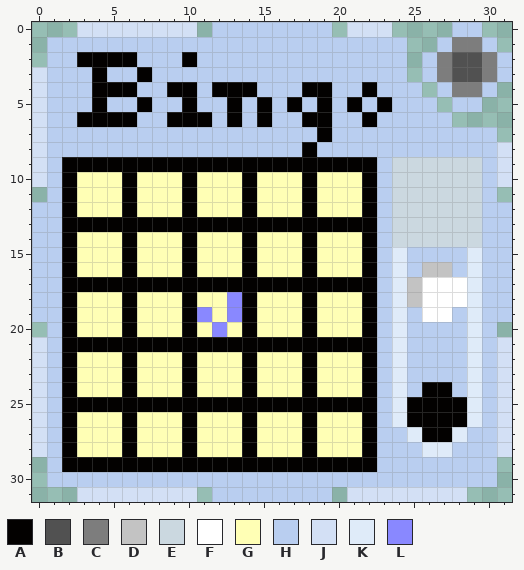
Pixel-art sprite: Icons/Encryption Bingo.png. The first picture shows the starting point.
The file is 32x32 pixels. Colours within 5 levels of each other are drawn and written as one.
Palette (. is transparent): A #030100  B #515151  C #7d7d7d  D #c3c3c3  E #cbd8e0  F #ffffff  G #ffffb5  H #b9cef0  J #d3e0f5  K #dfebf9  L #8988ff
After the commit:
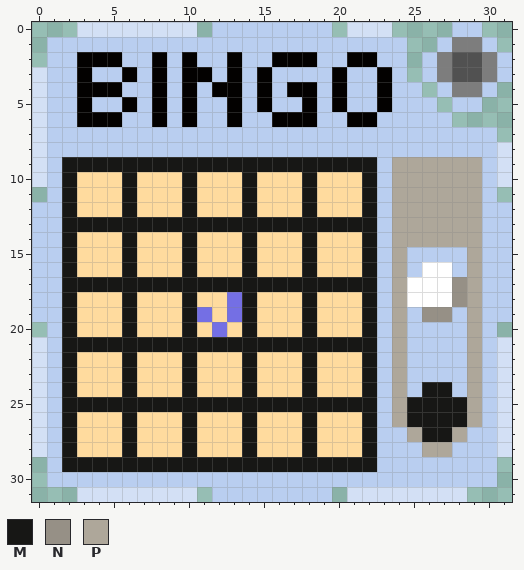
Colours new in this view: M #171715  N #969086  P #aea79a
Diff:
Colour G changes from #ffffb5 to #ffdb9e.
Colour L changes from #8988ff to #746fe4.
Colour A replaces colour H in row 2 at x 8, 13, 16 to 18 and 21 to 22; in row 3 at x 3, 6, 8, 10 to 11, 13, 15, 20 and 23; in row 4 at x 3, 8, 15, 17, 20 and 23; in row 5 at x 3, 6, 8, 18 and 20; in row 6 at x 8, 16 to 17 and 21.
Colour F replaces colour D in row 16 at x 26 to 27; in rows 17 to 18 at x 25.
Colour H replaces colour A in row 2 at x 6; in row 3 at x 4 and 7; in row 4 at x 6, 9, 14, 19 and 22; in row 5 at x 4, 7, 17, 19 and 21; in row 6 at x 6, 9, 11, 15 and 19; in row 7 at x 19.
Colour H replaces colour A in row 8 at x 18.
Colour M replaces colour A in row 9 at x 2 to 22; in rows 10 to 12 at x 2, 6, 10, 14, 18 and 22; in row 13 at x 2 to 22; in rows 14 to 16 at x 2, 6, 10, 14, 18 and 22; in row 17 at x 2 to 22; in rows 18 to 20 at x 2, 6, 10, 14, 18 and 22.
Colour M replaces colour A in row 21 at x 2 to 22; in rows 22 to 23 at x 2, 6, 10, 14, 18 and 22; in row 24 at x 2, 6, 10, 14, 18, 22 and 26 to 27; in row 25 at x 2 to 22 and 25 to 28; in row 26 at x 2, 6, 10, 14, 18, 22 and 25 to 28; in row 27 at x 2, 6, 10, 14, 18, 22 and 26 to 27.
Colour M replaces colour A in row 28 at x 2, 6, 10, 14, 18 and 22; in row 29 at x 2 to 22.
Colour N replaces colour F in rows 17 to 18 at x 28; in row 19 at x 26 to 27.
Colour P replaces colour E in rows 9 to 14 at x 24 to 29.
Colour P replaces colour K in rows 15 to 26 at x 24 and 29; in row 27 at x 25 and 28; in row 28 at x 26 to 27.
